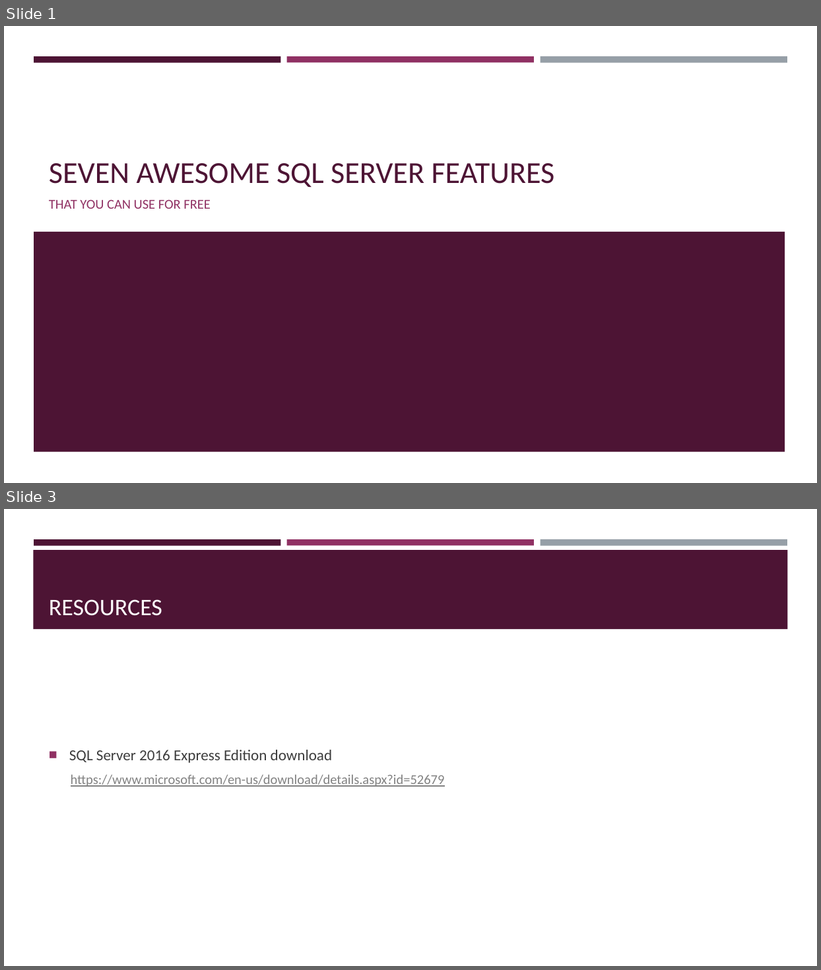
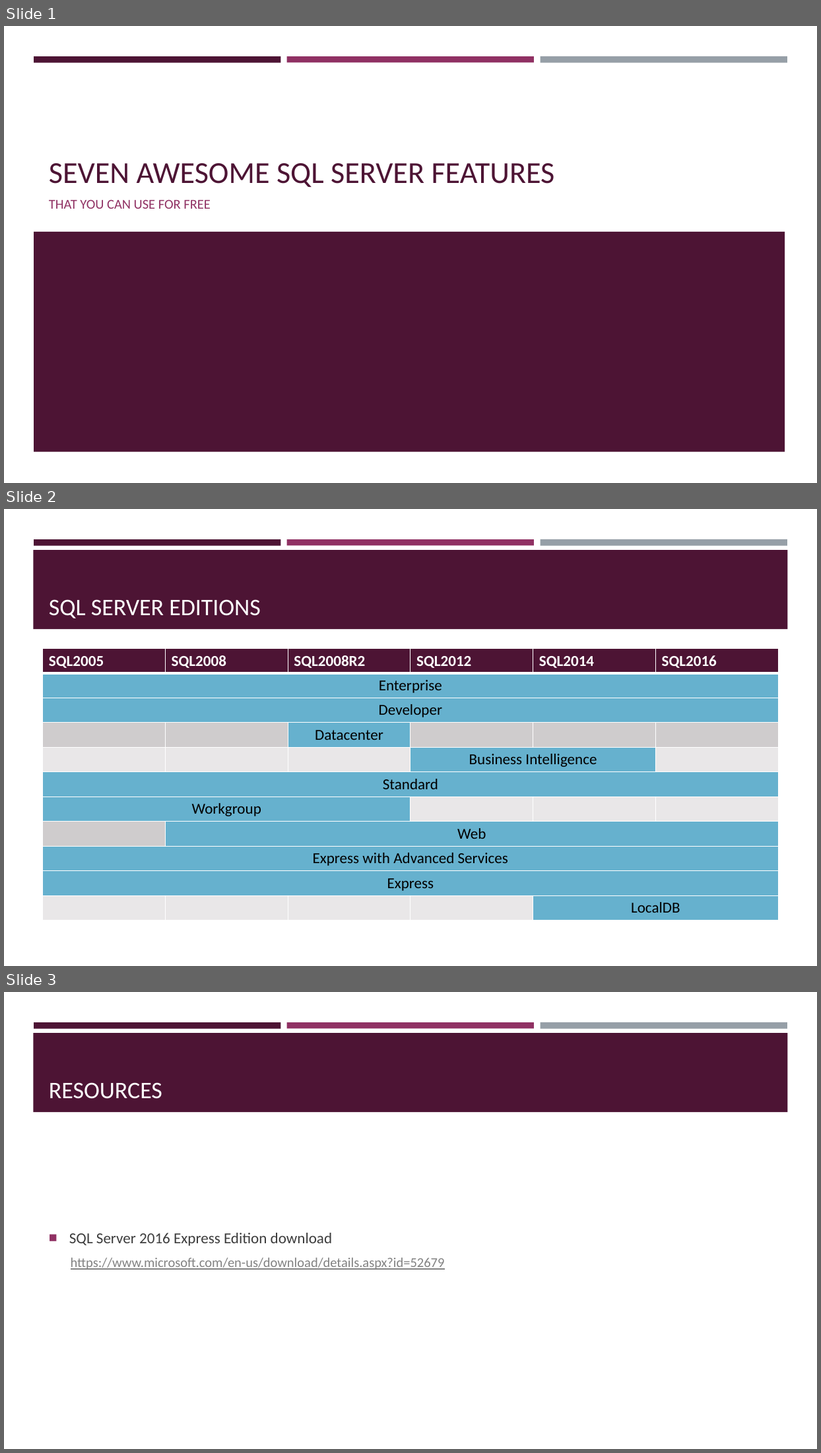
Before and after one commit to sqltran/SevenAwesomeSQLFeatures, a slide deck: AwesomeFreeSQLServerFeatures.pptx. Shown one above the other, each under a label of ours: slides 1 and 3 before the commit, slides 1, 2 and 3 after it; the slides between them are not shown. The pictures are 821x970 and 821x1453 pixels, drawn with LibreOffice and Linux fonts; fonts in the diff are those of the drawing. Boxes give left, top, right and bottom in pixels: in the first picture for what was removed or moved away, otherwise in the second. Text is boxed around its words. In the diff, an @@ line names an element or a change of style, - is before the commit and + after.

Commit message:
Add editions by version matrix.

```diff
--- a/AwesomeFreeSQLServerFeatures.pptx
+++ b/AwesomeFreeSQLServerFeatures.pptx
@@ slide 2 added at (4, 509, 817, 966), background #FFFFFF; not listed: 4 template elements that a slide beside it also shows @@
@@ title added at (49, 599, 261, 619), 28 pt, text #FFFFFF @@
+SQL SERVER EDITIONS
@@ table added at (43, 649, 779, 919), 11 rows, 6 columns @@
+SQL2005 | SQL2008 | SQL2008R2 | SQL2012 | SQL2014 | SQL2016
+Enterprise |  |  |  |  | 
+Developer |  |  |  |  | 
+ |  | Datacenter |  |  | 
+ |  |  | Business Intelligence |  | 
+Standard |  |  |  |  | 
+Workgroup |  |  |  |  | 
+ | Web |  |  |  | 
+Express with Advanced Services |  |  |  |  | 
+Express |  |  |  |  | 
+ |  |  |  | LocalDB | 
```
Also in this commit, not shown: 1 slide removed.
